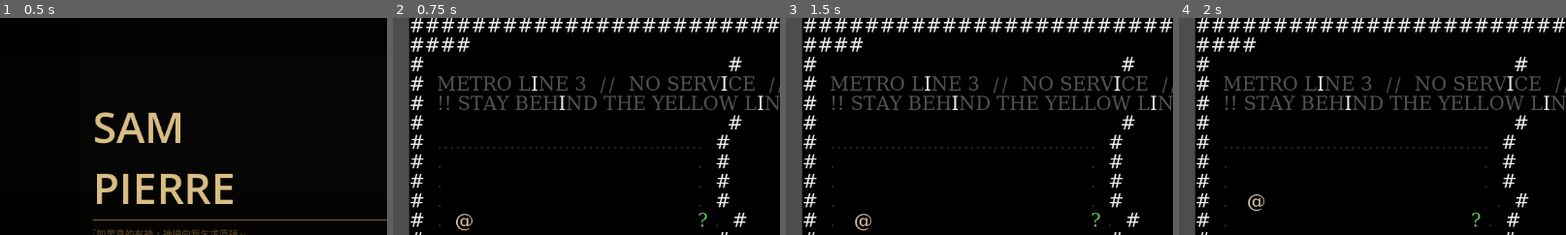
Above: before the commit, frames 1-4 (left to right).
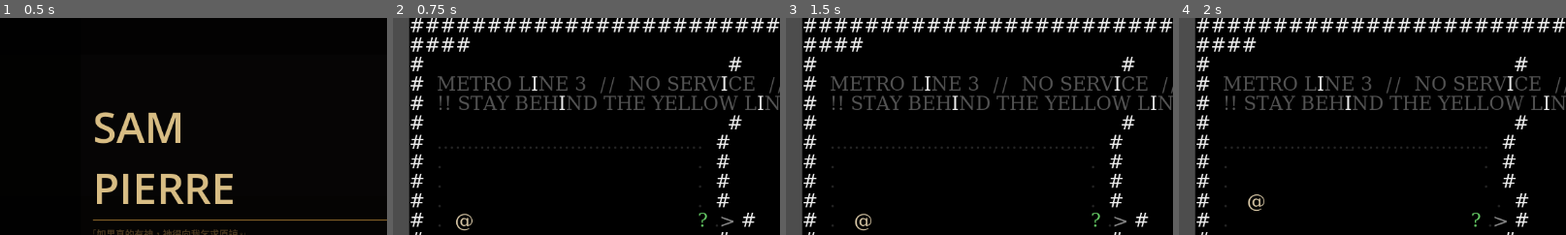
Above: after the commit, the same moments.

Repository: hankforgamedev/SamPierreAtGodot
Game: Godot game, scene res://scenes/StartScreen.tscn
Two runs of this game, one before a commit and one after it. Both use one fixed random seed, a clock stepped at 60 frames per second and the inputs below.
Inputs (mouse positions are % of the whole screen's width and height, from its top left):
- Up to frame 1 (0.5 s): no input
- Up to frame 2 (0.75 s): click "開始遊戲" at 0.5 s
- Up to frame 3 (1.5 s): tap Enter (ui_accept) at 1.25 s; move the mouse to (72, 45) at 1.27 s; hold D (move_right) from 1.28 s (still down); hold E (interact) from 1.28 s (still down); click (72, 45) at 1.42 s
- Up to frame 4 (2 s): keep holding D (move_right); keep holding E (interact); tap W (jump) at 1.52 s
The pictures show only the part of the screen within x 0-50%, y 4-54%; the shares and areas given below are measured in that part.

Frame 1 is identical in both runs. In frame 2, 0.3% of the frame differs, in the area x 84-94%, y 89-97%; in frame 3, 0.3%; in frame 4, 0.3%, in the area x 81-91%, y 89-97%.

Commit message:
feat: wire full game flow — all 9 chapters now reachable
- AsciiLevelBase: add start_chapter NPC type; pressing E triggers
  GameManager.start_chapter() instead of opening WorldDialogue
- GameScene: add LEVEL_CHAPTERS routing table so ch2→Office and
  ch4→LaoxiaoRestaurant instead of reloading GameScene
- WorldDialogue: fix minigame bug — sets current_chapter_id before
  switching to CivilServantGame so resume returns to the right chapter
- StationLevel: add > exit NPC (ch2 trigger) at (47,9); raise
  stress_level=0.7 after ch1 closes (Sam just killed Rat)
- OfficeLevel: add > exit NPC (ch4 trigger) at (47,10); stress_level=0.2
- RestaurantLevel: change < door from Street redirect to ch6 trigger,
  stress_level=0.3 after ch5 closes

Full flow now: Station(ch1)→GameScene(ch2)→Office(ch3+minigame)→
GameScene(ch4)→Restaurant(ch5)→GameScene(ch6→ch7→ch8→epilogue)→StartScreen

Co-Authored-By: Claude Sonnet 4.6 <noreply@anthropic.com>

Diff:
--- a/scripts/AsciiLevelBase.gd
+++ b/scripts/AsciiLevelBase.gd
@@ -125,6 +125,9 @@
 		var npc := _npcs[check] as Dictionary
 		if npc.has("next_level"):
 			get_tree().change_scene_to_file(npc["next_level"] as String)
+			return
+		if npc.has("start_chapter"):
+			GameManager.start_chapter(npc["start_chapter"] as String)
 			return
 		_in_dialogue = true
 		world_dialogue.open(
--- a/scripts/GameScene.gd
+++ b/scripts/GameScene.gd
@@ -301,10 +301,17 @@
 		_show_line(goto_index)
 
 # ── Next chapter ──────────────────────────────────────────────
+const LEVEL_CHAPTERS := {
+	"ch3": "res://scenes/Office.tscn",
+	"ch5": "res://scenes/LaoxiaoRestaurant.tscn",
+}
+
 func _go_next_chapter() -> void:
 	var next_id : String = DialogueData.get_next_chapter_id(chapter["id"] as String)
 	if next_id == "":
 		get_tree().change_scene_to_file("res://scenes/StartScreen.tscn")
+	elif LEVEL_CHAPTERS.has(next_id):
+		get_tree().change_scene_to_file(LEVEL_CHAPTERS[next_id])
 	else:
 		GameManager.current_chapter_id = next_id
 		get_tree().reload_current_scene()
--- a/scripts/OfficeLevel.gd
+++ b/scripts/OfficeLevel.gd
@@ -14,7 +14,16 @@
 			"char_id":    "lee",
 			"display":    "L",
 		},
+		Vector2i(47, 10): {
+			"start_chapter": "ch4",
+			"char_id":       "narrator",
+			"display":       ">",
+		},
 	}
+
+func _on_dialogue_closed() -> void:
+	super._on_dialogue_closed()
+	stress_level = 0.2
 
 func _get_map_data() -> Array:
 	return [
--- a/scripts/RestaurantLevel.gd
+++ b/scripts/RestaurantLevel.gd
@@ -15,11 +15,15 @@
 			"display":    "甲",
 		},
 		Vector2i(2, 11): {
-			"next_level": "res://scenes/Street.tscn",
-			"char_id":    "narrator",
-			"display":    "<",
+			"start_chapter": "ch6",
+			"char_id":       "narrator",
+			"display":       "<",
 		},
 	}
+
+func _on_dialogue_closed() -> void:
+	super._on_dialogue_closed()
+	stress_level = 0.3
 
 func _get_map_data() -> Array:
 	return [
--- a/scripts/StationLevel.gd
+++ b/scripts/StationLevel.gd
@@ -14,7 +14,16 @@
 			"char_id":    "rat",
 			"display":    "?",
 		},
+		Vector2i(47, 9): {
+			"start_chapter": "ch2",
+			"char_id":       "narrator",
+			"display":       ">",
+		},
 	}
+
+func _on_dialogue_closed() -> void:
+	super._on_dialogue_closed()
+	stress_level = 0.7
 
 func _get_map_data() -> Array:
 	return [
--- a/scripts/WorldDialogue.gd
+++ b/scripts/WorldDialogue.gd
@@ -107,6 +107,7 @@
 
 	if line.has("minigame"):
 		GameManager.resume_line = index + 1
+		GameManager.current_chapter_id = _chapter.get("id", "") as String
 		get_tree().change_scene_to_file("res://scenes/CivilServantGame.tscn")
 		return
 
